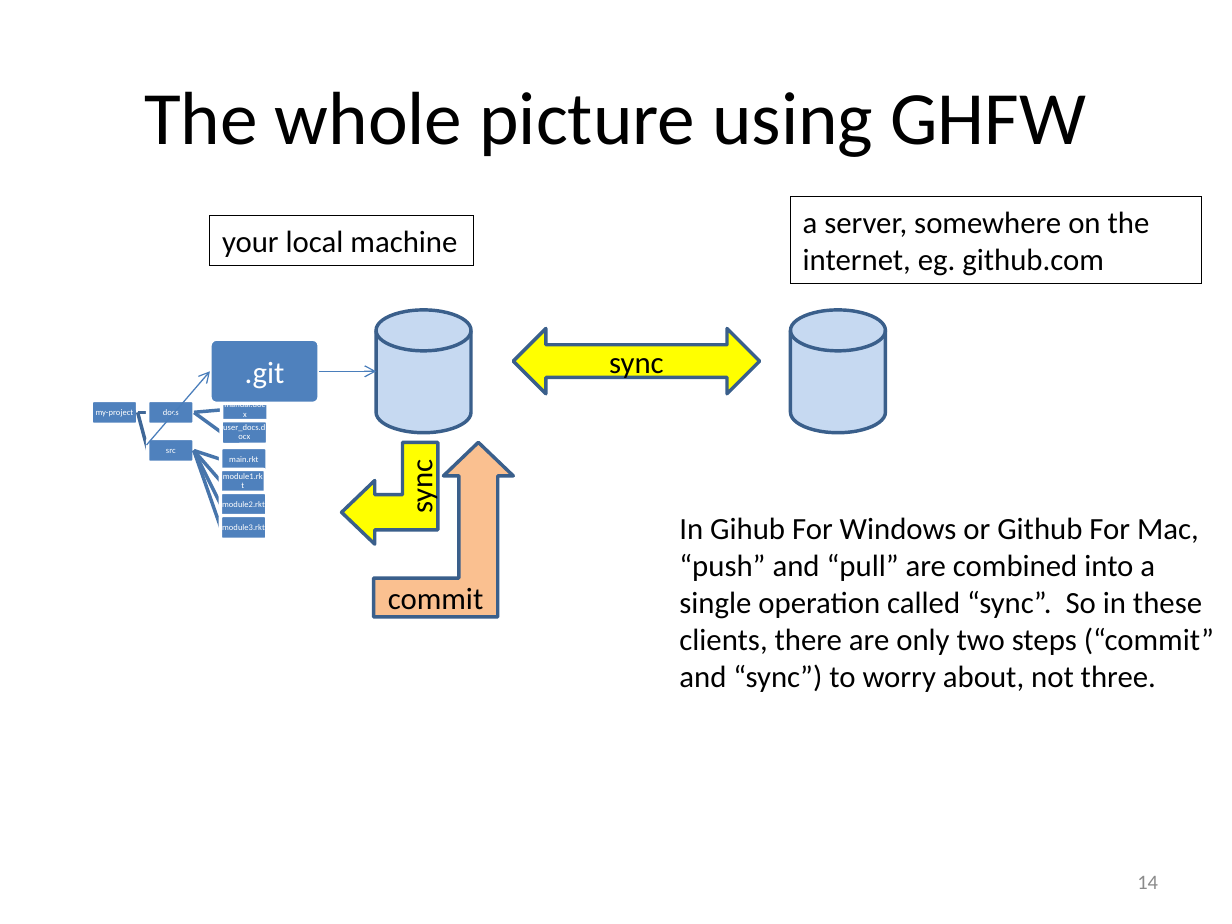
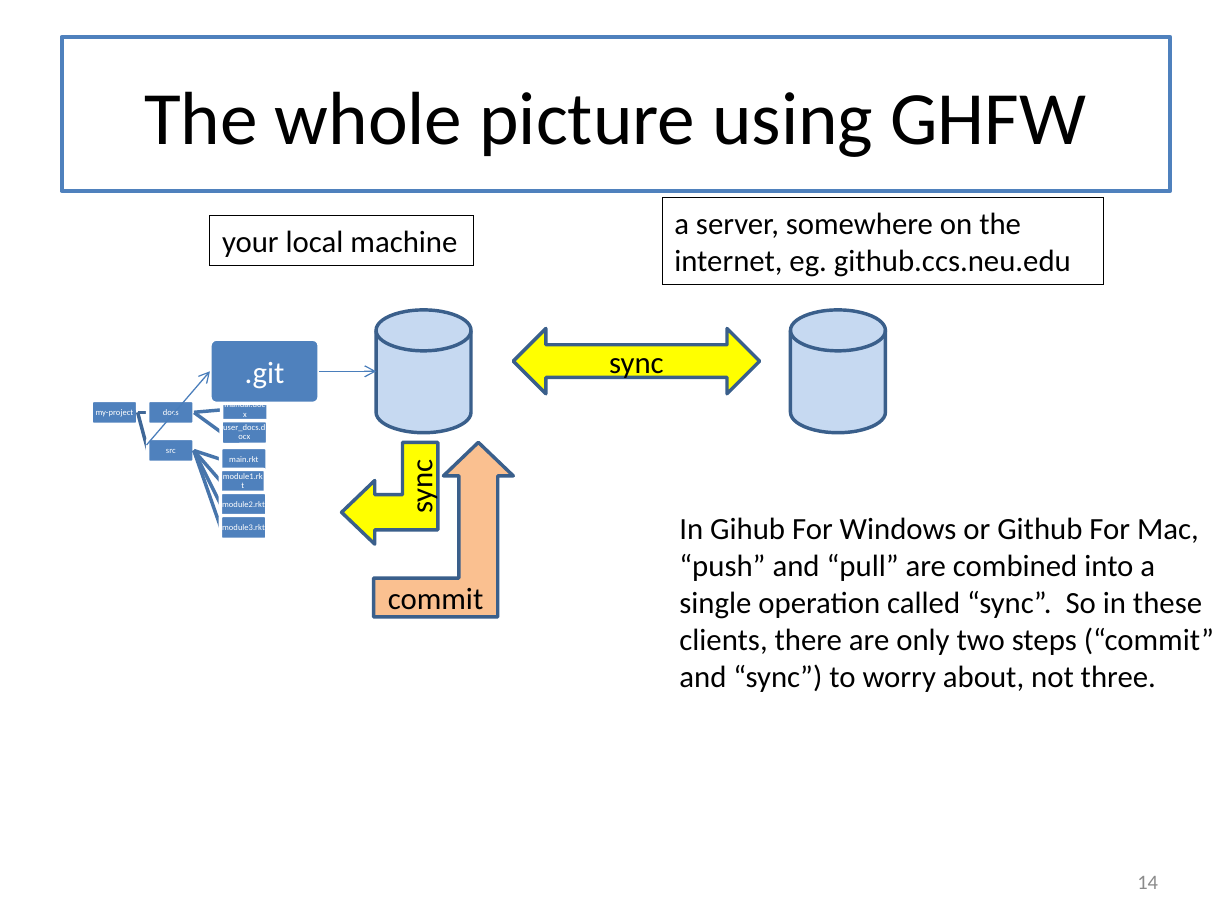
Before and after one commit to mwand/cs5010f16, a slide deck: slide 14 of Slides/Lesson 0.5 Introduction to Git.pptx. Drawn at 1232x924 pixels with LibreOffice and Linux fonts; fonts in the diff are those of the drawing. Boxes give left, top, right and bottom in pixels: in the first picture for what was removed or moved away, otherwise in the second. Text is boxed around its words. In the diff, an @@ line names an element or a change of style, - is before the commit and + after.

```diff
--- a/Slides/Lesson 0.5 Introduction to Git.pptx
+++ b/Slides/Lesson 0.5 Introduction to Git.pptx
@@ title "The whole picture using GHFW": place and size @@
-title "The whole picture using GHFW" at [144,91,1086,157]
+title "The whole picture using GHFW" at [62,37,1170,191]
@@ title "The whole picture using GHFW" at [62,37,1170,191]: outline none to #4F81BD 2.25 pt @@
@@ rectangle "a server, somewhere on the ...": place and size @@
-rectangle "a server, somewhere on the ..." at [791,197,1201,285]
+rectangle "a server, somewhere on the ..." at [663,197,1104,285]
@@ text in rectangle at [674,212,1071,277]: text changed @@
-a server, somewhere on the internet, eg. github.com
+a server, somewhere on the internet, eg. github.ccs.neu.edu
```
Also in this commit, not shown: 17 other slides changed, 2 other files.
